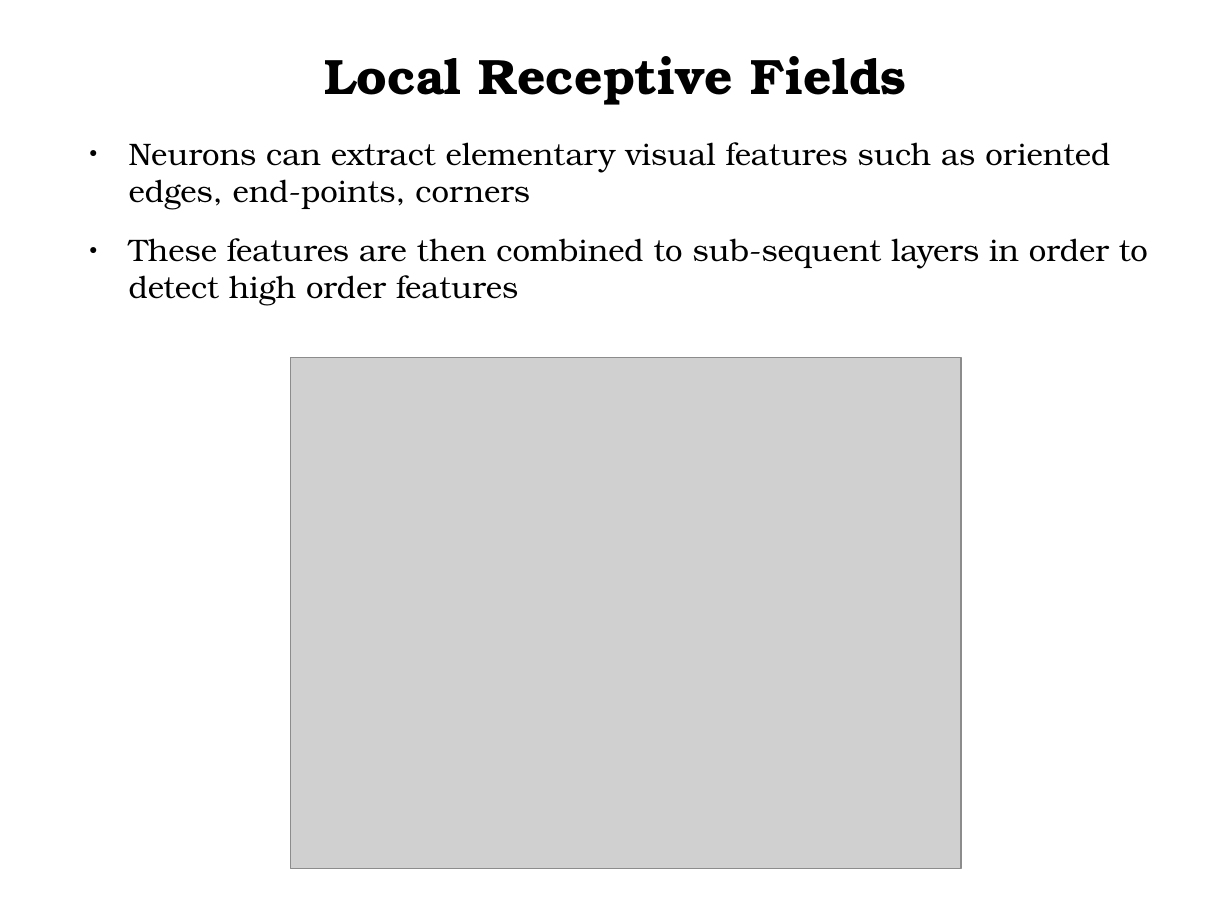
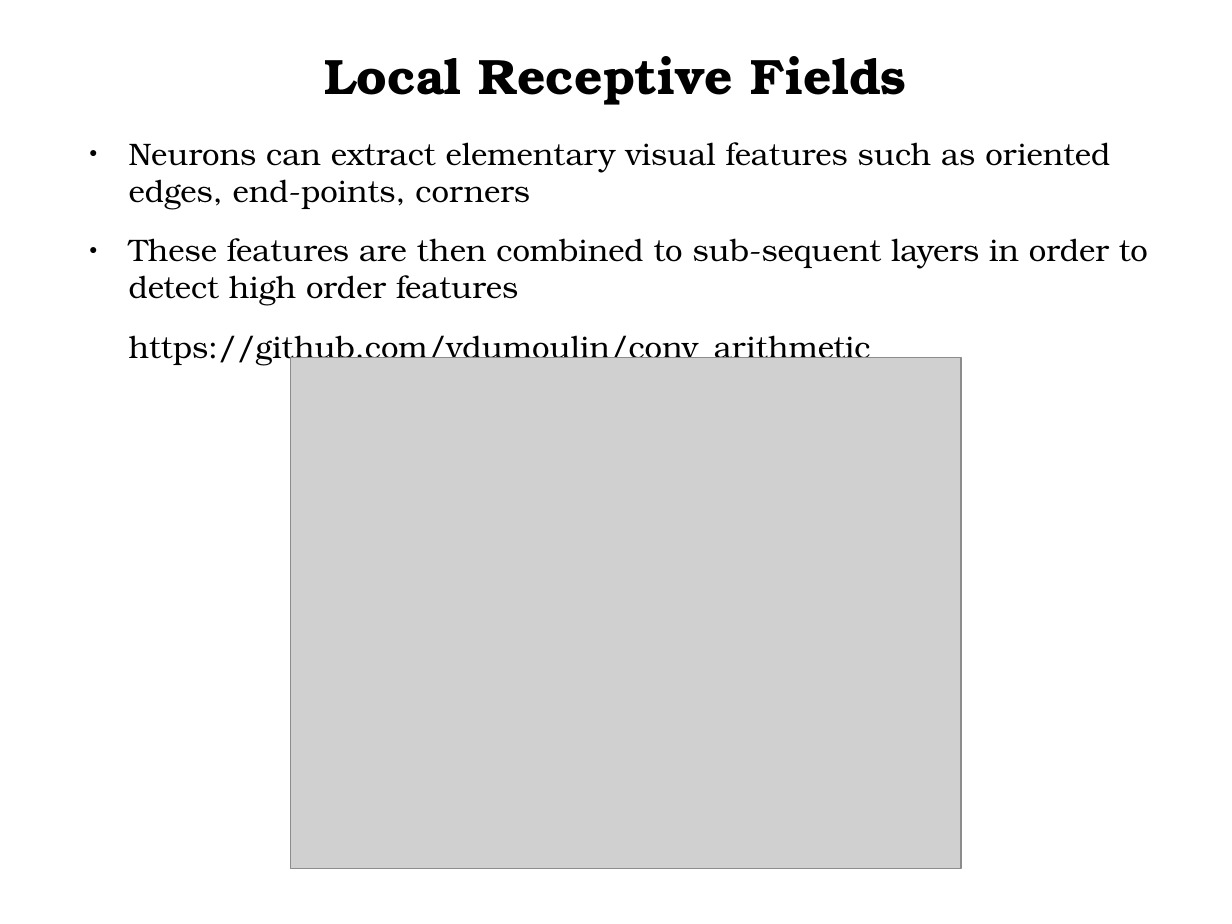
Before and after one commit to alessandroferrari/Deep-learning-An-Historical-perspective-slides, a slide deck: slide 16 of presentazione_deeplearning.odp. Drawn at 1232x924 pixels with LibreOffice and Linux fonts; fonts in the diff are those of the drawing; grey boxes stand for pictures. Boxes give left, top, right and bottom in pixels: in the first picture for what was removed or moved away, otherwise in the second. Text is boxed around its words. In the diff, an @@ line names an element or a change of style, - is before the commit and + after.

Commit message:
modified presentation

```diff
--- a/presentazione_deeplearning.odp
+++ b/presentazione_deeplearning.odp
@@ text at [129, 335, 871, 366]: paragraph added @@
+https://github.com/vdumoulin/conv_arithmetic
```
Also in this commit, not shown: 5 other slides changed, 1 other file.
